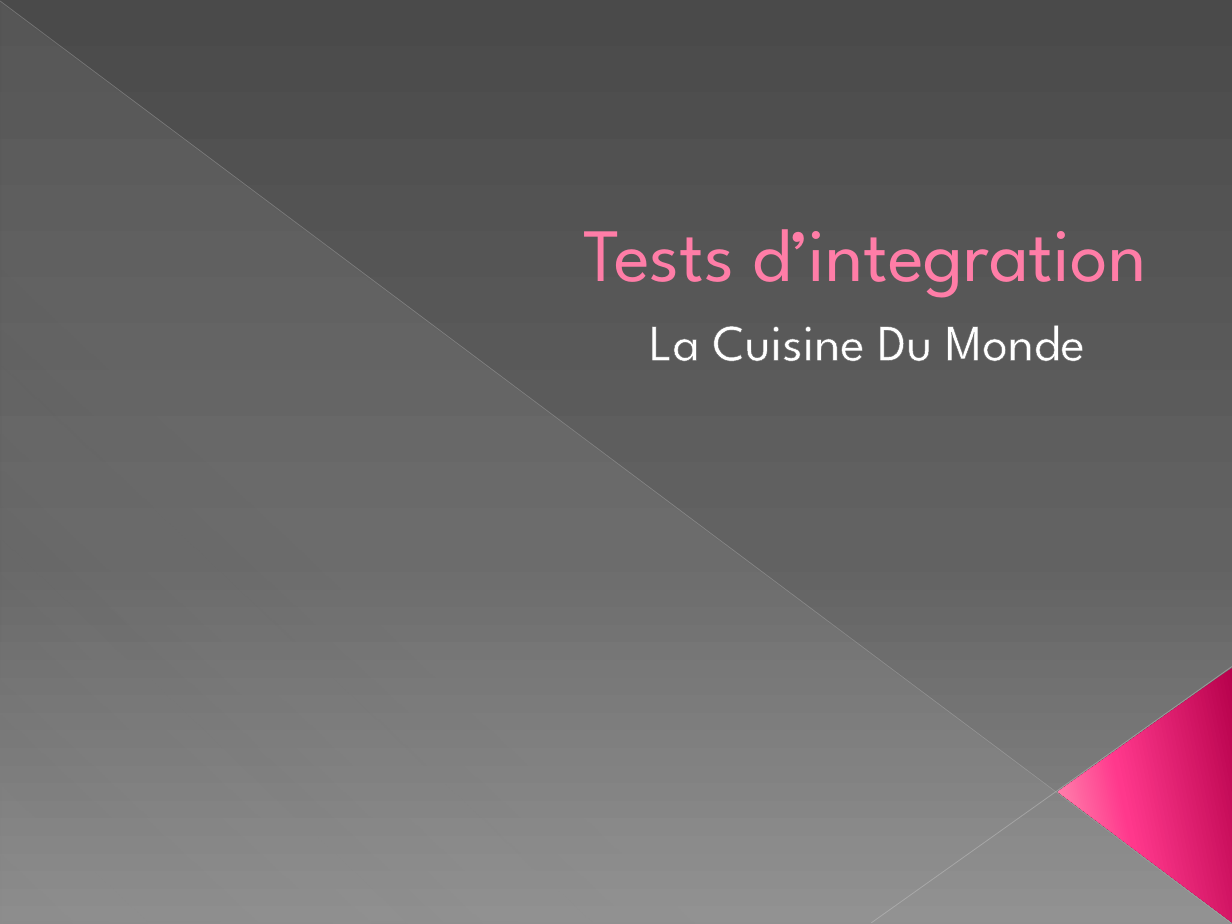
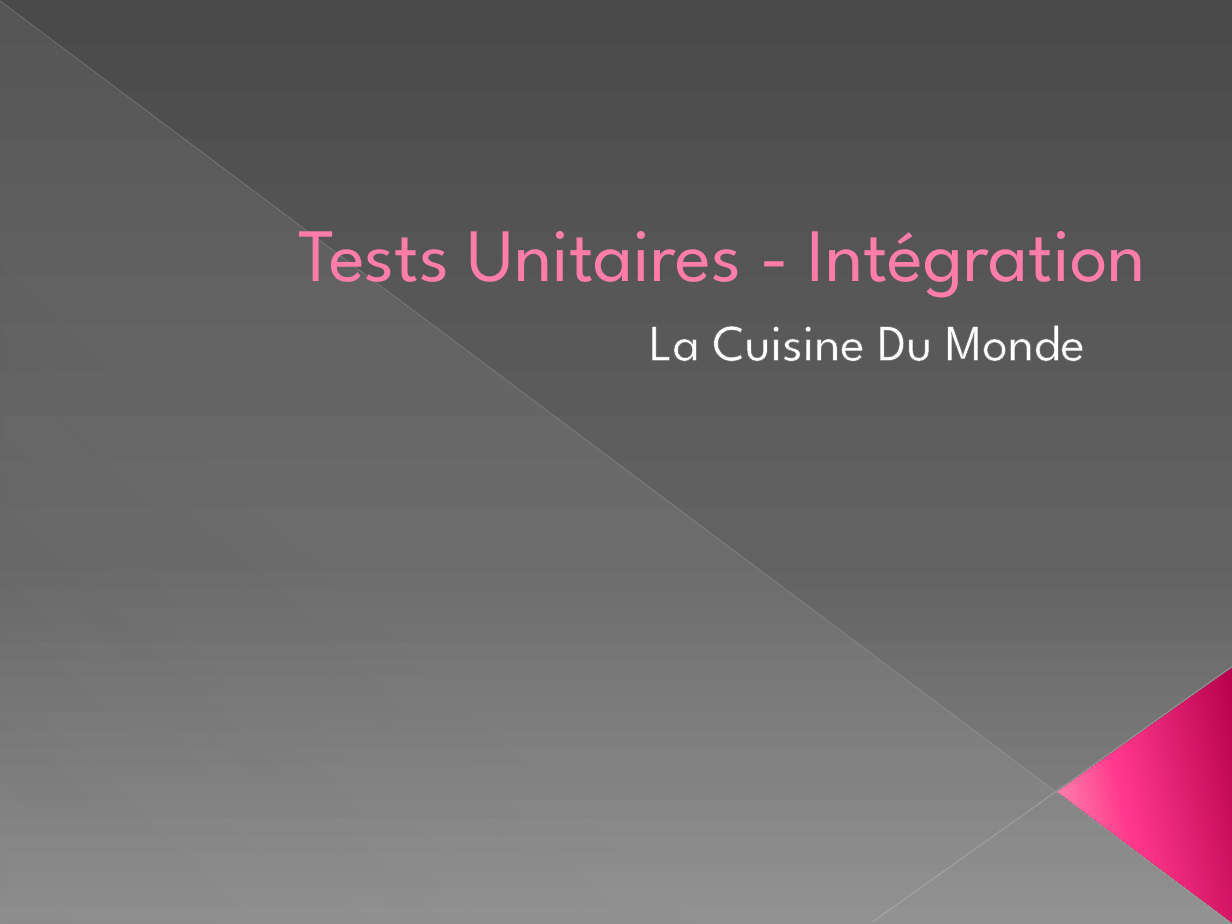
Before and after one commit to Dioxo/La-Cuisine-Du-Monde, a slide deck: slide 1 of Comptes rendus/Tests d’integration -- presentation finale projet.pptx. Drawn at 1232x924 pixels with LibreOffice and Linux fonts; fonts in the diff are those of the drawing. Boxes give left, top, right and bottom in pixels: in the first picture for what was removed or moved away, otherwise in the second. Text is boxed around its words. In the diff, an @@ line names an element or a change of style, - is before the commit and + after.

```diff
--- a/Comptes rendus/Tests d’integration -- presentation finale projet.pptx
+++ b/Comptes rendus/Tests d’integration -- presentation finale projet.pptx
@@ title at (x1=298, y1=231, x2=1146, y2=298): text changed @@
-Tests d’integration
+Tests Unitaires - Intégration
```
Also in this commit, not shown: 1 other slide changed, 1 slide added, 1 other file.
